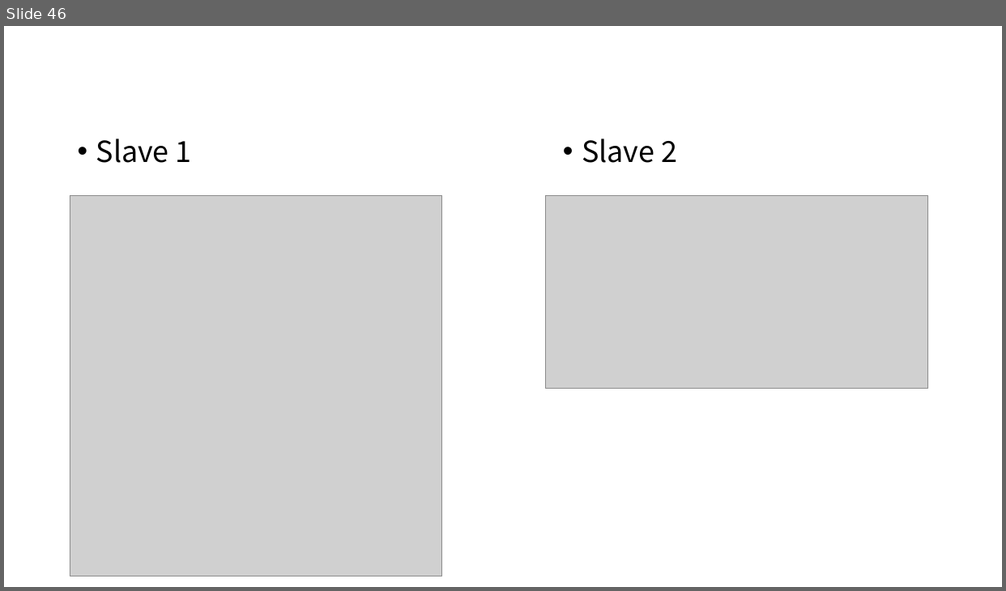
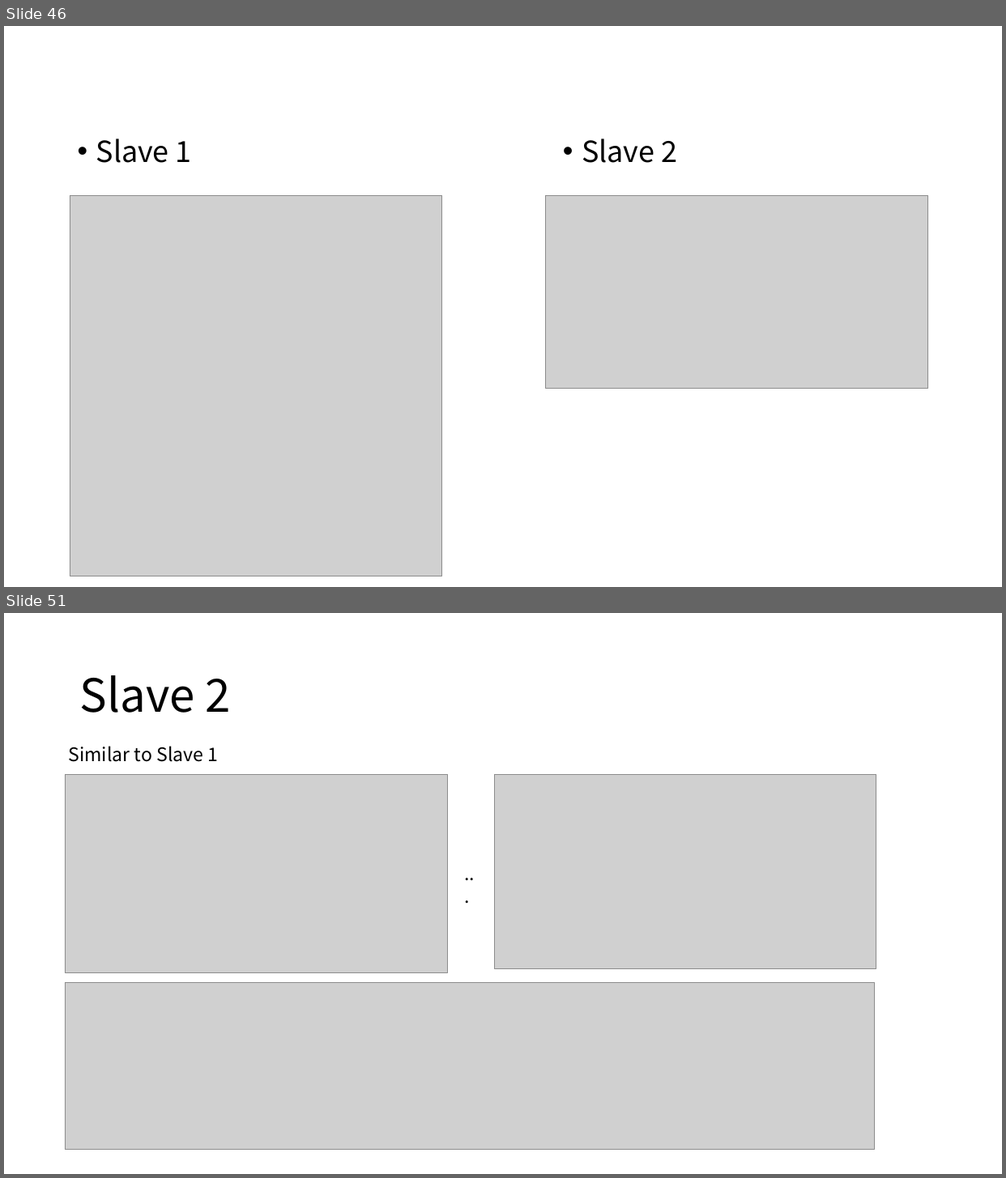
Before and after one commit to Eyebrowmoon/CS490, a slide deck: project.pptx. Shown one above the other, each under a label of ours: slide 46 before the commit, slides 46 and 51 after it; the slides between them are not shown. The pictures are 1006x591 and 1006x1178 pixels, drawn with LibreOffice and Linux fonts; fonts in the diff are those of the drawing; grey boxes stand for pictures. Boxes give left, top, right and bottom in pixels: in the first picture for what was removed or moved away, otherwise in the second. Text is boxed around its words. In the diff, an @@ line names an element or a change of style, - is before the commit and + after.

```diff
--- a/project.pptx
+++ b/project.pptx
@@ slide 51 added at (4,613,1002,1174), background #FFFFFF @@
@@ title added at (80,675,231,713), 44 pt, text #000000 @@
+Slave 2
@@ text added at (68,746,219,762), 18 pt, text #000000 @@
+Similar to Slave 1
@@ picture added at (65,775,447,973) @@
@@ picture added at (494,775,876,969) @@
@@ text added at (458,858,485,888), 18 pt, text #000000 @@
+...
@@ picture added at (65,983,874,1151) @@
```
Also in this commit, not shown: 1 slide changed, 4 other slides added, 1 other file.
